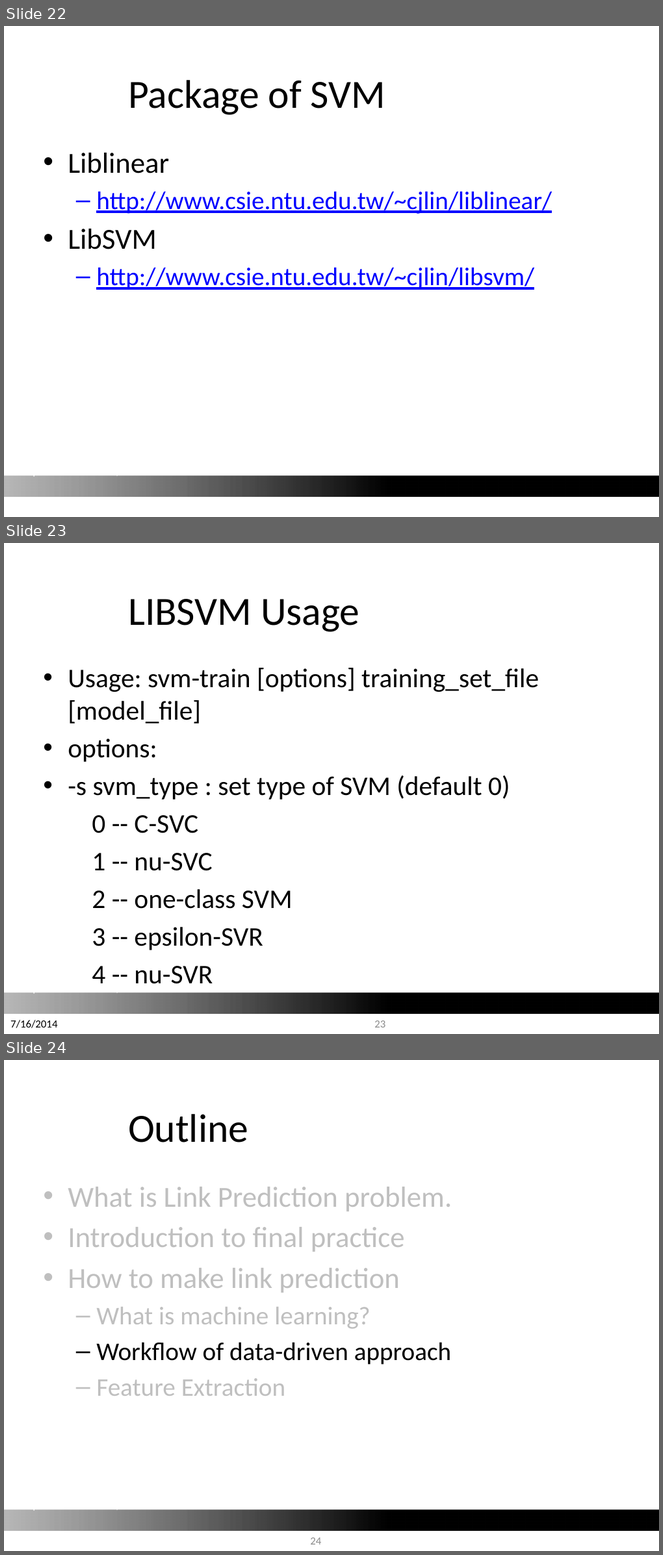
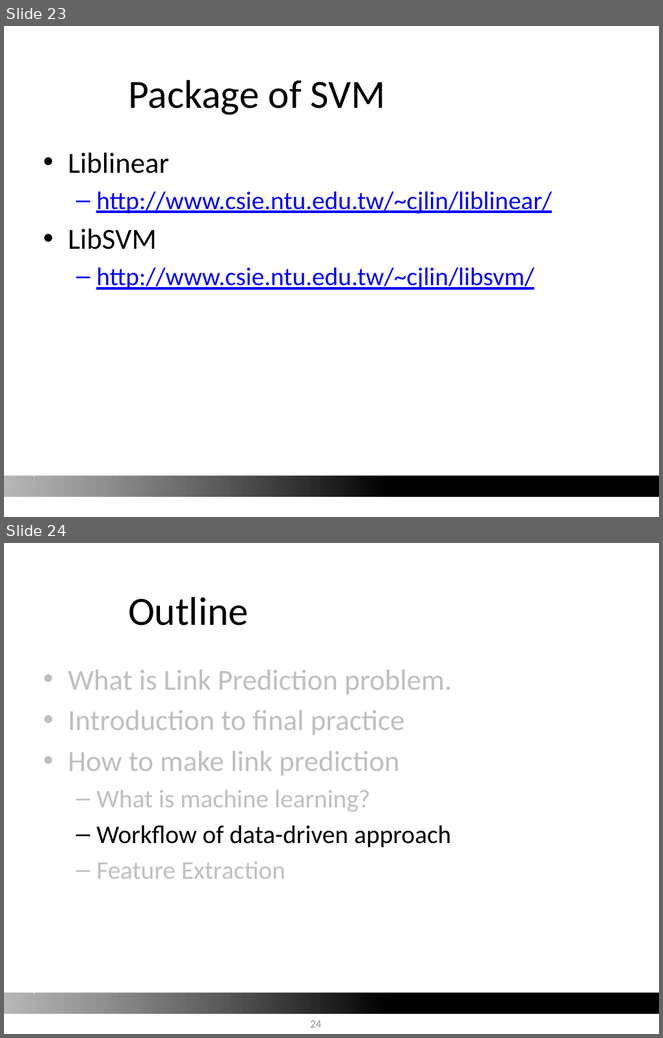
Before and after one commit to barry800414/NetworkX_Tutorial, a slide deck: SNA_Tools_LinkPrediction_v4.pptx. Shown one above the other, each under a label of ours: slides 22, 23 and 24 before the commit, slides 23 and 24 after it. The pictures are 663x1555 and 663x1038 pixels, drawn with LibreOffice and Linux fonts; fonts in the diff are those of the drawing; background and template pictures are left out. Boxes give left, top, right and bottom in pixels: in the first picture for what was removed or moved away, otherwise in the second. Text is boxed around its words. In the diff, an @@ line names an element or a change of style, - is before the commit and + after.

```diff
--- a/SNA_Tools_LinkPrediction_v4.pptx
+++ b/SNA_Tools_LinkPrediction_v4.pptx
@@ slide 23 removed at (x1=4, y1=543, x2=659, y2=1034), background #FFFFFF; not listed: 2 template elements that a slide beside it also shows @@
@@ title removed at (x1=128, y1=599, x2=360, y2=632) @@
-LIBSVM Usage
@@ text removed at (x1=68, y1=668, x2=539, y2=984) @@
-• Usage: svm-train [options] training_set_file [model_file]
-• options:
-• -s svm_type : set type of SVM (default 0)
-0 -- C-SVC
-1 -- nu-SVC
-2 -- one-class SVM
-3 -- epsilon-SVR
-4 -- nu-SVR
@@ text removed at (x1=10, y1=1020, x2=57, y2=1029) @@
-7/16/2014
@@ page number removed at (x1=374, y1=1021, x2=386, y2=1028) @@
-23
@@ what was slide 22 is now slide 23 @@
```
Also in this commit, not shown: 7 slides changed, 1 slide added.
